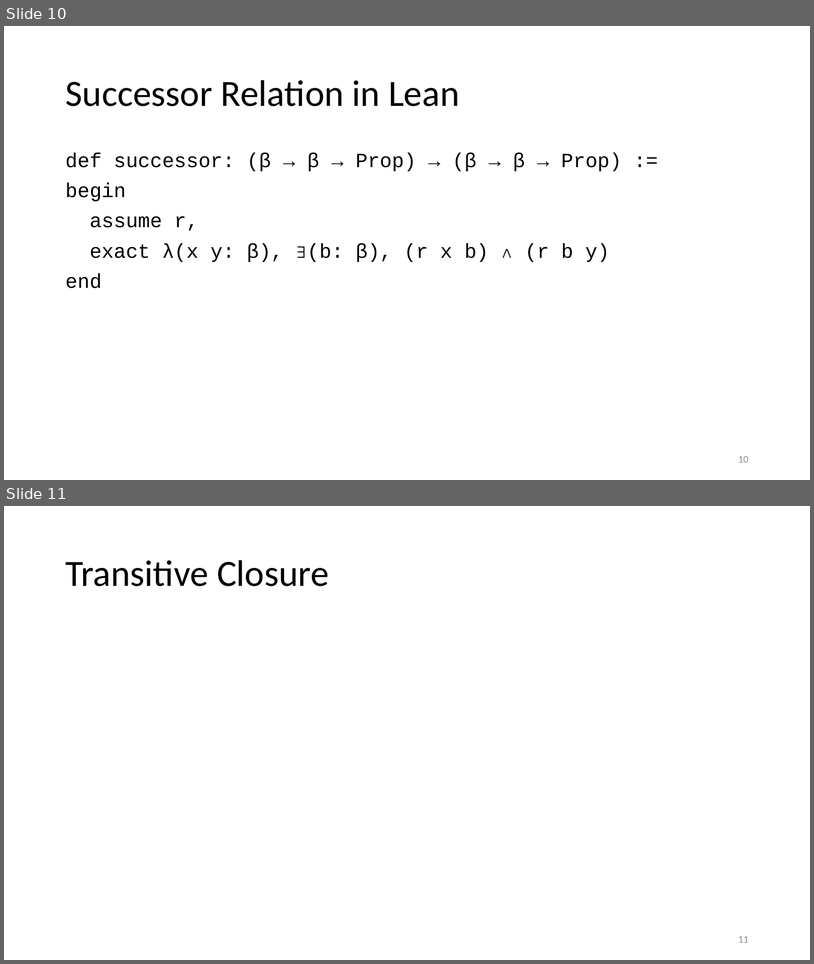
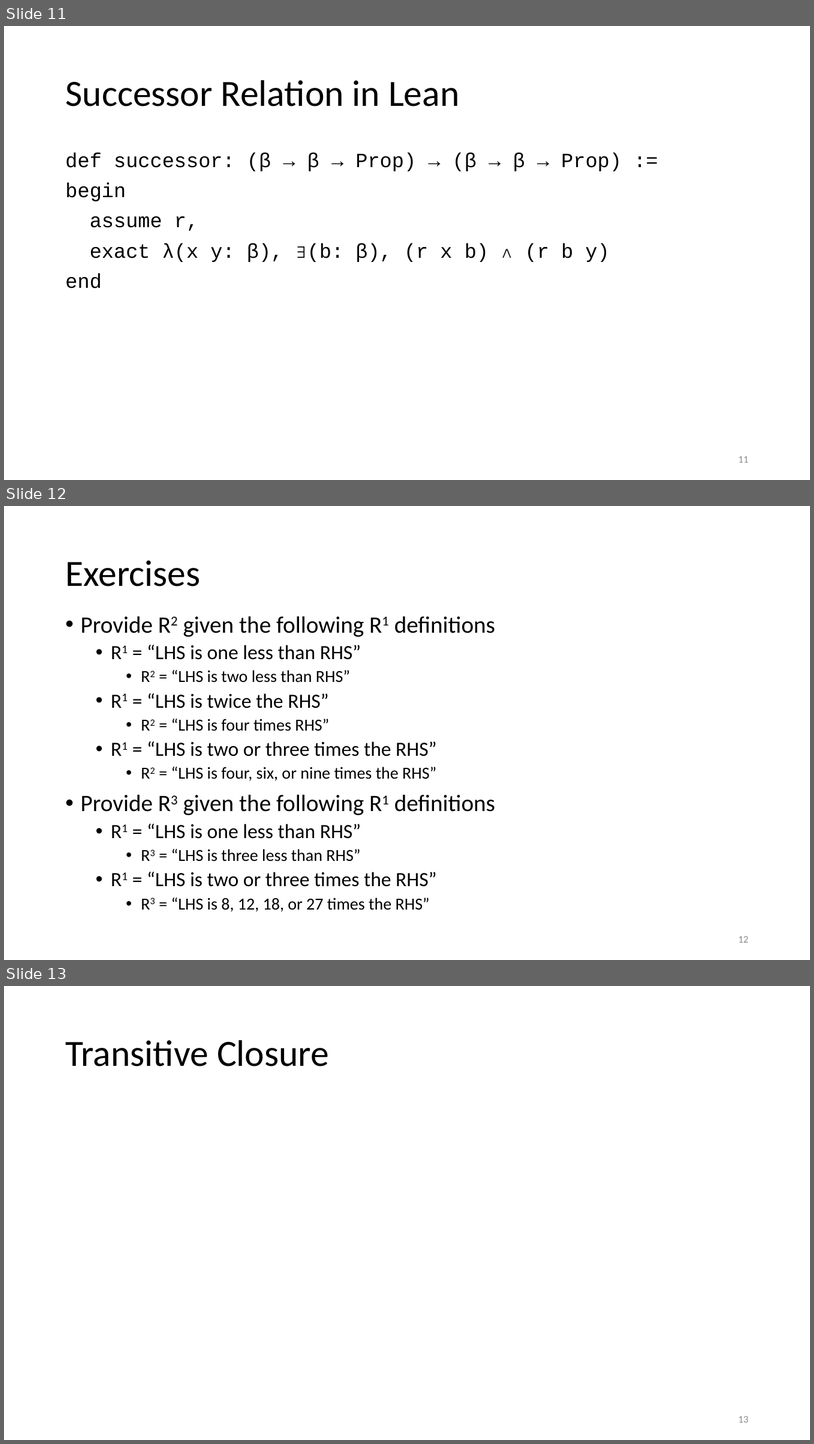
Before and after one commit to tcmch/cs-dm-lean, a slide deck: src/13_Relations/Relations.pptx. Shown one above the other, each under a label of ours: slides 10 and 11 before the commit, slides 11, 12 and 13 after it. The pictures are 814x964 and 814x1444 pixels, drawn with LibreOffice and Linux fonts; fonts in the diff are those of the drawing; grey boxes stand for pictures. Boxes give left, top, right and bottom in pixels: in the first picture for what was removed or moved away, otherwise in the second. Text is boxed around its words. In the diff, an @@ line names an element or a change of style, - is before the commit and + after.

```diff
--- a/src/13_Relations/Relations.pptx
+++ b/src/13_Relations/Relations.pptx
@@ slide 12 added at <box>4,506,810,960</box>, background #FFFFFF @@
@@ title added at <box>65,560,200,586</box>, 44 pt, text #000000 @@
+Exercises
@@ text added at <box>81,616,495,912</box>, 20 pt, text #000000 @@
+• Provide R2 given the following R1 definitions
+  • R1 = “LHS is one less than RHS”
+    • R2 = “LHS is two less than RHS”
+  • R1 = “LHS is twice the RHS”
+    • R2 = “LHS is four times RHS”
+  • R1 = “LHS is two or three times the RHS”
+    • R2 = “LHS is four, six, or nine times the RHS”
+• Provide R3 given the following R1 definitions
+  • R1 = “LHS is one less than RHS”
+    • R3 = “LHS is three less than RHS”
+  • R1 = “LHS is two or three times the RHS”
+    • R3 = “LHS is 8, 12, 18, or 27 times the RHS”
@@ page number added at <box>738,936,749,942</box>, 12 pt, text #8C8C8C @@
+12
@@ what was slide 10 is now slide 11 @@
@@ page number at <box>738,456,749,462</box>: text changed @@
-10
+11
@@ what was slide 11 is now slide 13 @@
@@ page number at <box>738,1416,749,1422</box>: text changed @@
-11
+13
```
Also in this commit, not shown: 2 other slides added, 2 other files.
